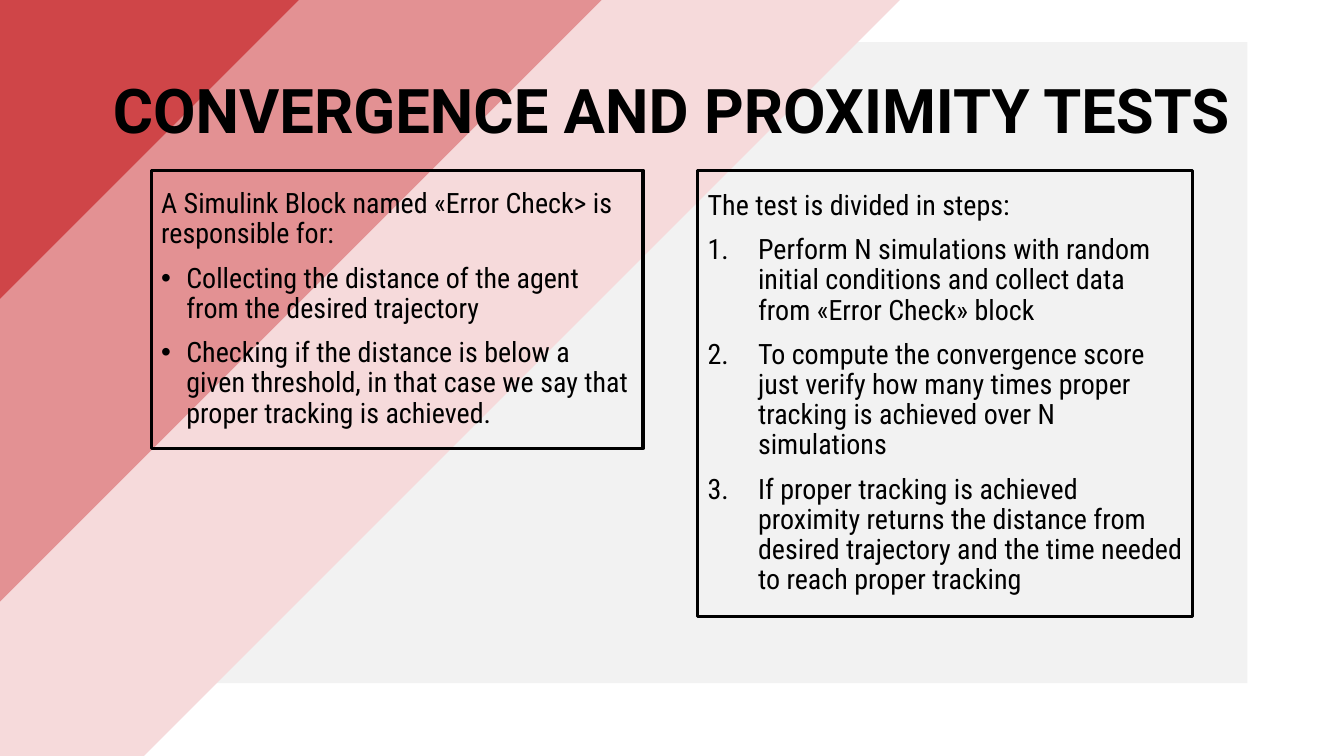
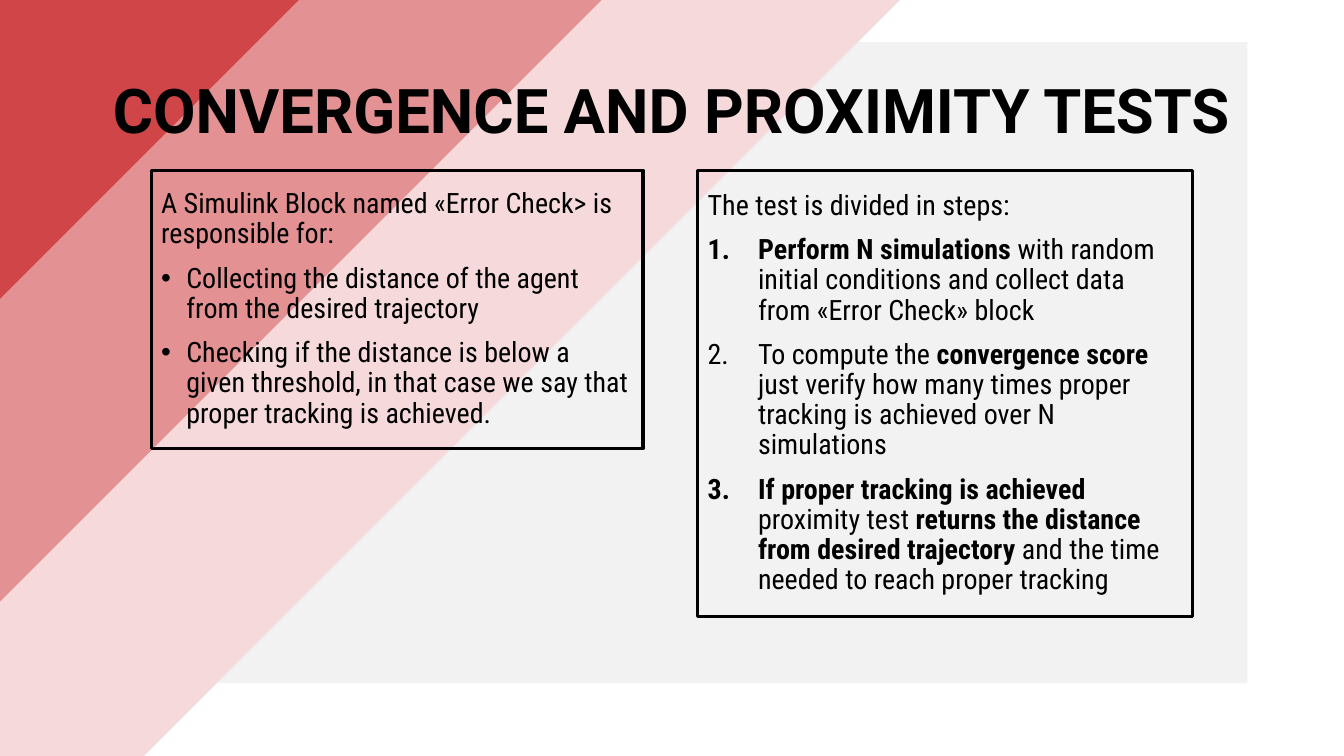
Before and after one commit to PippoGot/R-C2, a slide deck: slide 11 of documentation/presentation.pptx. Drawn at 1344x756 pixels with LibreOffice and Linux fonts; fonts in the diff are those of the drawing. Boxes give left, top, right and bottom in pixels: in the first picture for what was removed or moved away, otherwise in the second. Text is boxed around its words. In the diff, an @@ line names an element or a change of style, - is before the commit and + after.

```diff
--- a/documentation/presentation.pptx
+++ b/documentation/presentation.pptx
@@ text in rectangle at bbox=[758, 237, 1155, 455]: bold on in "Perform N simulations", "convergence score" @@
@@ text in rectangle at bbox=[758, 477, 1160, 595]: text changed; bold on @@
-3. If proper tracking is achieved proximity returns the distance from desired trajectory and the time needed to reach proper tracking
+3. If proper tracking is achieved proximity test returns the distance from desired trajectory and the time needed to reach proper tracking
```
Also in this commit, not shown: 11 other slides changed, 11 other files.
